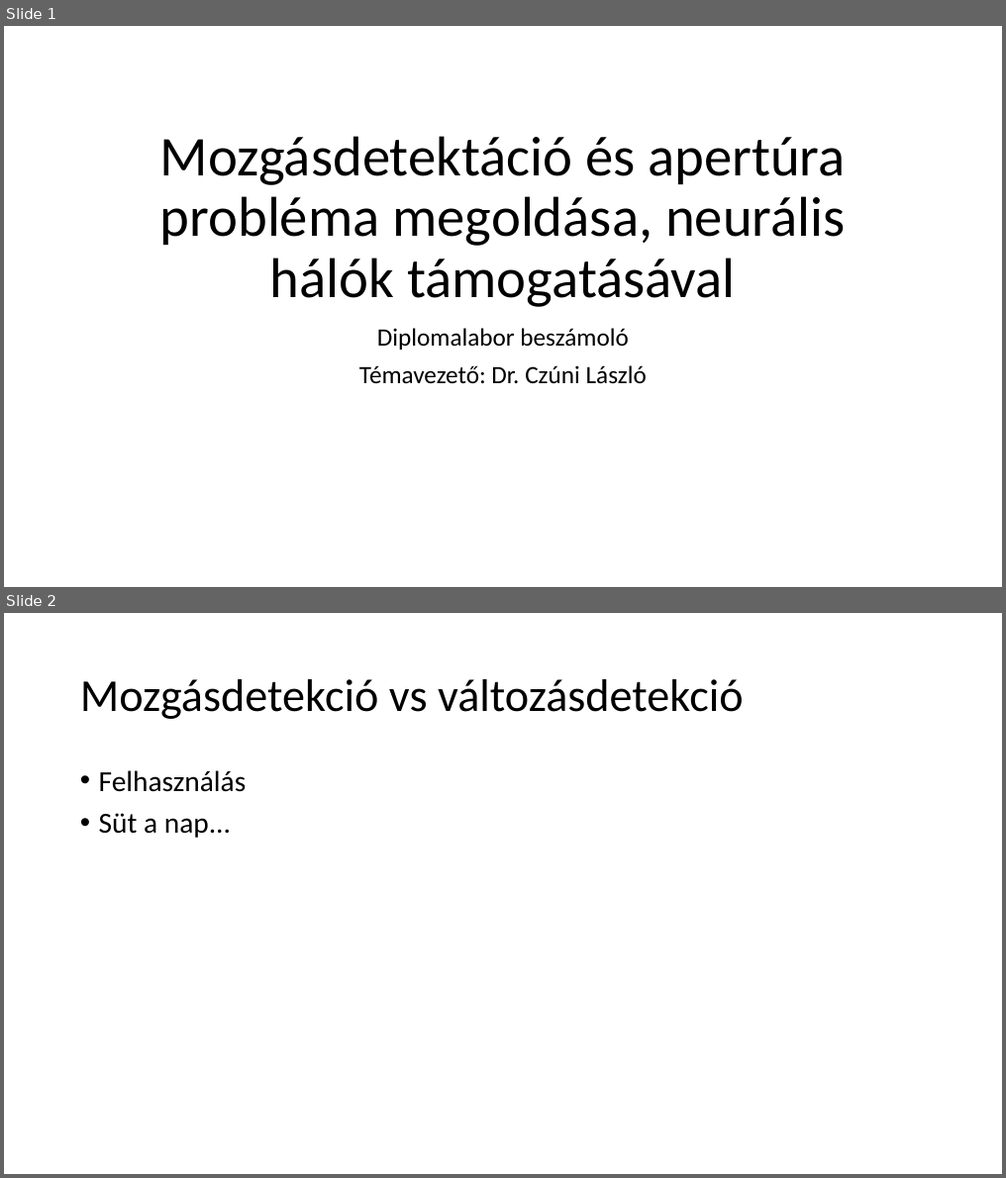
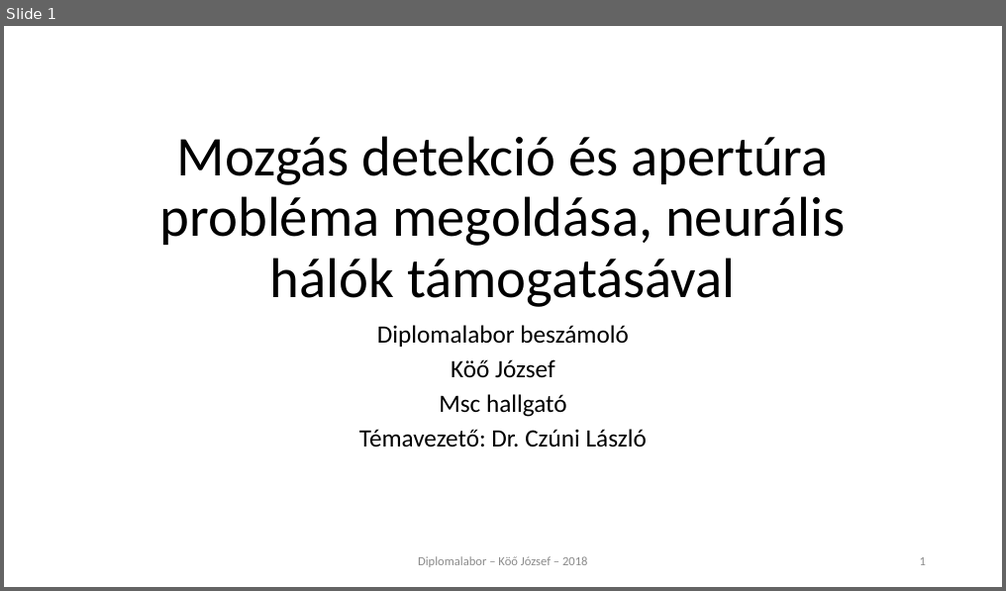
Before and after one commit to koojozsef/Szakdolgozat_PE, a slide deck: 01_doc/presentation_koo_jozsef.pptx. Shown one above the other, each under a label of ours: slides 1 and 2 before the commit, slide 1 after it. The pictures are 1006x1178 and 1006x591 pixels, drawn with LibreOffice and Linux fonts; fonts in the diff are those of the drawing. Boxes give left, top, right and bottom in pixels: in the first picture for what was removed or moved away, otherwise in the second. Text is boxed around its words. In the diff, an @@ line names an element or a change of style, - is before the commit and + after.

```diff
--- a/01_doc/presentation_koo_jozsef.pptx
+++ b/01_doc/presentation_koo_jozsef.pptx
@@ slide 2 removed at <box>4,613,1002,1174</box>, background #FFFFFF @@
@@ title removed at <box>80,679,744,719</box> @@
-Mozgásdetekció vs változásdetekció
@@ text removed at <box>99,770,247,838</box> @@
-• Felhasználás
-• Süt a nap...
@@ slide 1 changed as well @@
@@ title at <box>160,136,846,307</box>: text changed @@
-Mozgásdetektáció és apertúra probléma megoldása, neurális hálók támogatásával
+Mozgás detekció és apertúra probléma megoldása, neurális hálók támogatásával
@@ subtitle at <box>359,325,647,448</box>: line spacing 0.9 to 0.8 @@
@@ subtitle at <box>439,360,567,417</box>: paragraphs added @@
+Köő József
+Msc hallgató
@@ text added at <box>418,557,588,568</box>, 12 pt, text #8C8C8C @@
+Diplomalabor – Köő József – 2018
@@ page number added at <box>920,558,926,566</box>, 12 pt, text #8C8C8C @@
+1
```
Also in this commit, not shown: 15 other slides changed, 1 slide added.
